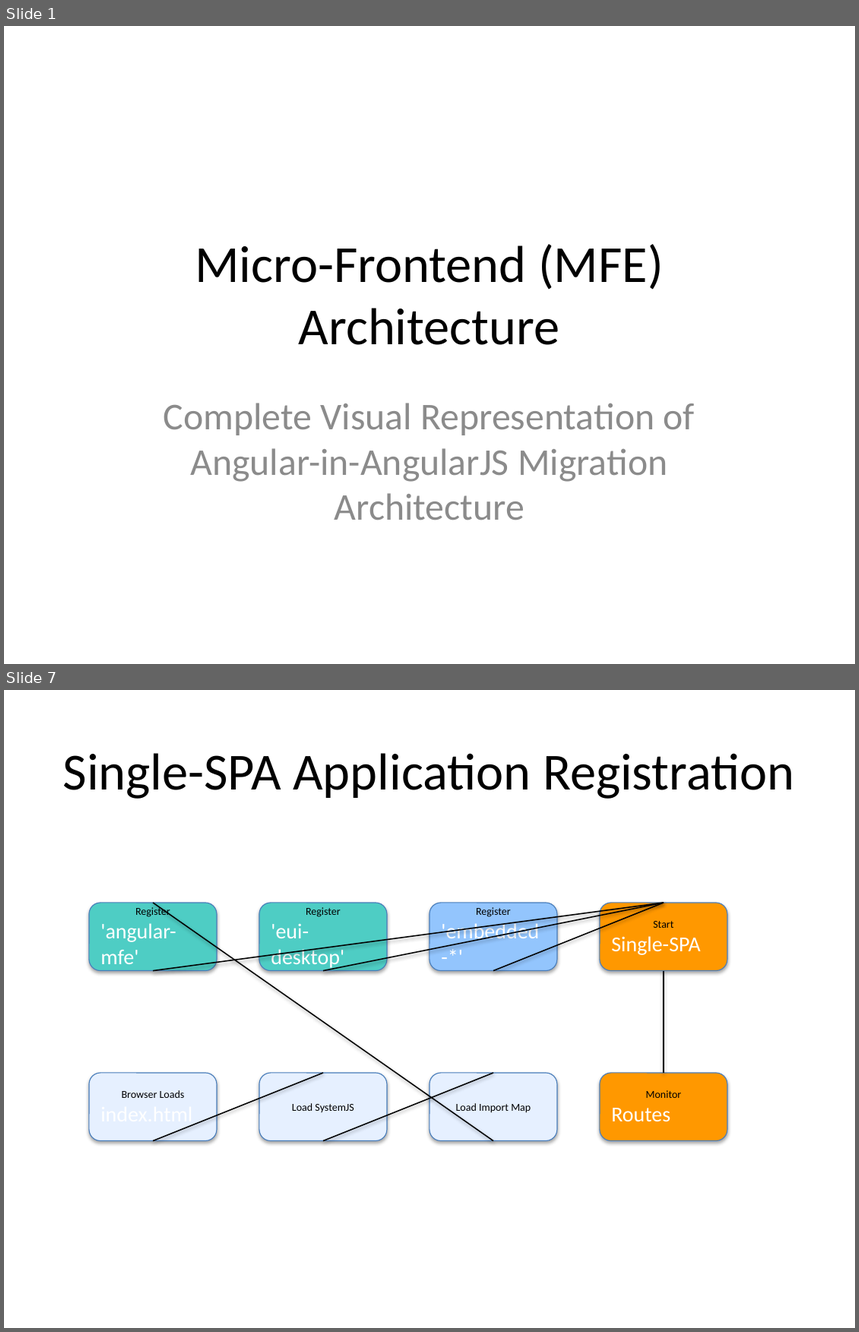
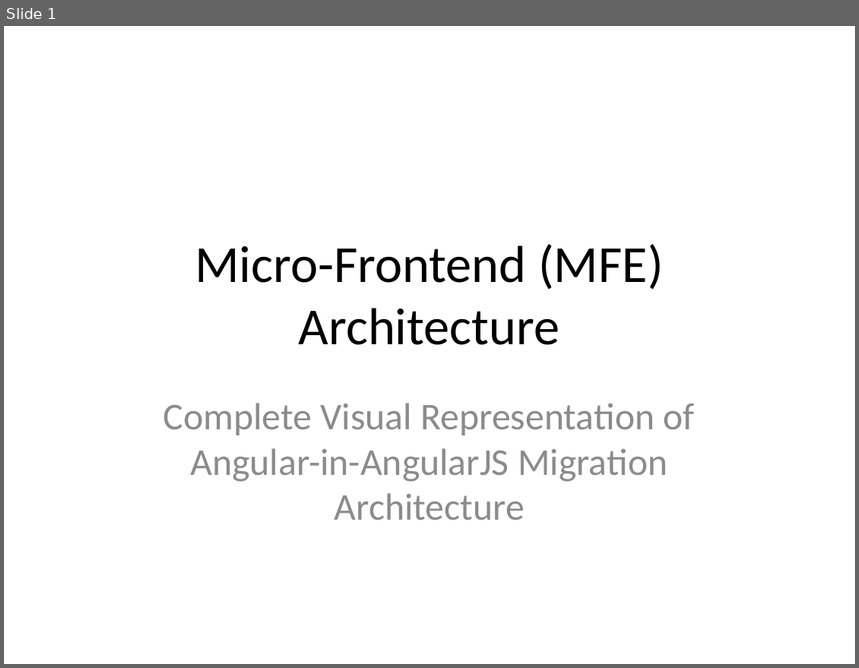
Before and after one commit to mainul-islam-faruqi/migration-from-Angularjs-to-angular, a slide deck: MFE_Architecture_Diagram.pptx. Shown one above the other, each under a label of ours: slides 1 and 7 before the commit, slide 1 after it; the slides between them are not shown. The pictures are 859x1332 and 859x668 pixels, drawn with LibreOffice and Linux fonts; fonts in the diff are those of the drawing. Boxes give left, top, right and bottom in pixels: in the first picture for what was removed or moved away, otherwise in the second. Text is boxed around its words. In the diff, an @@ line names an element or a change of style, - is before the commit and + after.

```diff
--- a/MFE_Architecture_Diagram.pptx
+++ b/MFE_Architecture_Diagram.pptx
@@ slide 7 removed at bbox=[4, 690, 855, 1328], background #FFFFFF @@
@@ title removed at bbox=[63, 753, 794, 799] @@
-Single-SPA Application Registration
@@ rounded rectangle removed at bbox=[89, 903, 217, 971] @@
-Register
-'angular-mfe'
@@ line removed from (493, 1141) to (153, 903) @@
@@ line removed from (153, 971) to (664, 903) @@
@@ rounded rectangle removed at bbox=[259, 903, 387, 971] @@
-Register
-'eui-desktop'
@@ line removed from (323, 971) to (664, 903) @@
@@ rounded rectangle removed at bbox=[430, 903, 557, 971] @@
-Register
-'embedded-*'
@@ line removed from (493, 971) to (664, 903) @@
@@ rounded rectangle removed at bbox=[600, 903, 728, 971] @@
-Start
-Single-SPA
@@ line removed from (664, 971) to (664, 1073) @@
@@ rounded rectangle removed at bbox=[89, 1073, 217, 1141] @@
-Browser Loads
-index.html
@@ line removed from (153, 1141) to (323, 1073) @@
@@ rounded rectangle removed at bbox=[259, 1073, 387, 1141] @@
-Load SystemJS
@@ line removed from (323, 1141) to (493, 1073) @@
@@ rounded rectangle removed at bbox=[430, 1073, 557, 1141] @@
-Load Import Map
@@ rounded rectangle removed at bbox=[600, 1073, 728, 1141] @@
-Monitor
-Routes
```
Also in this commit, not shown: 13 slides added, 11 other slides removed, 7 other files.
